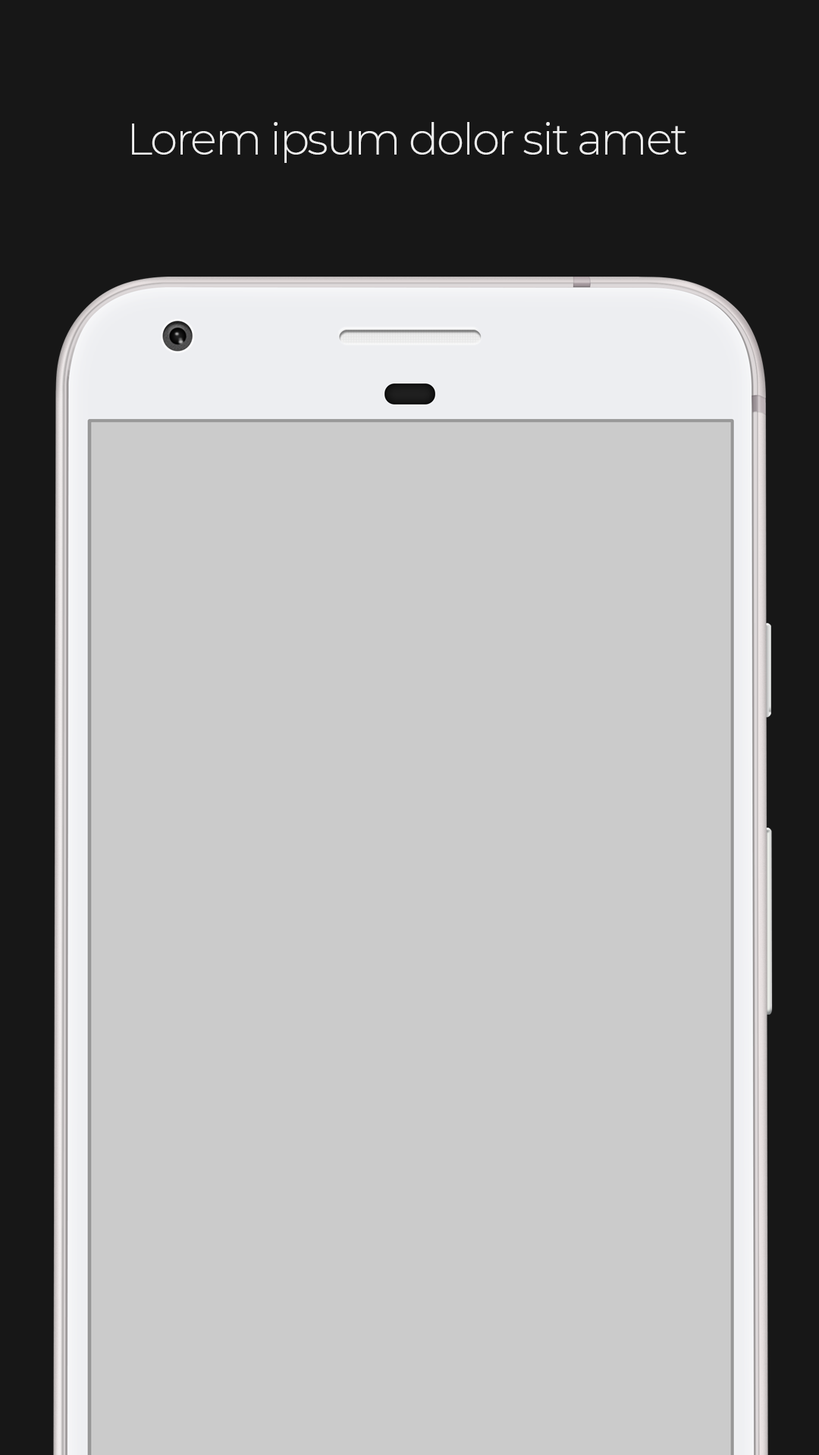
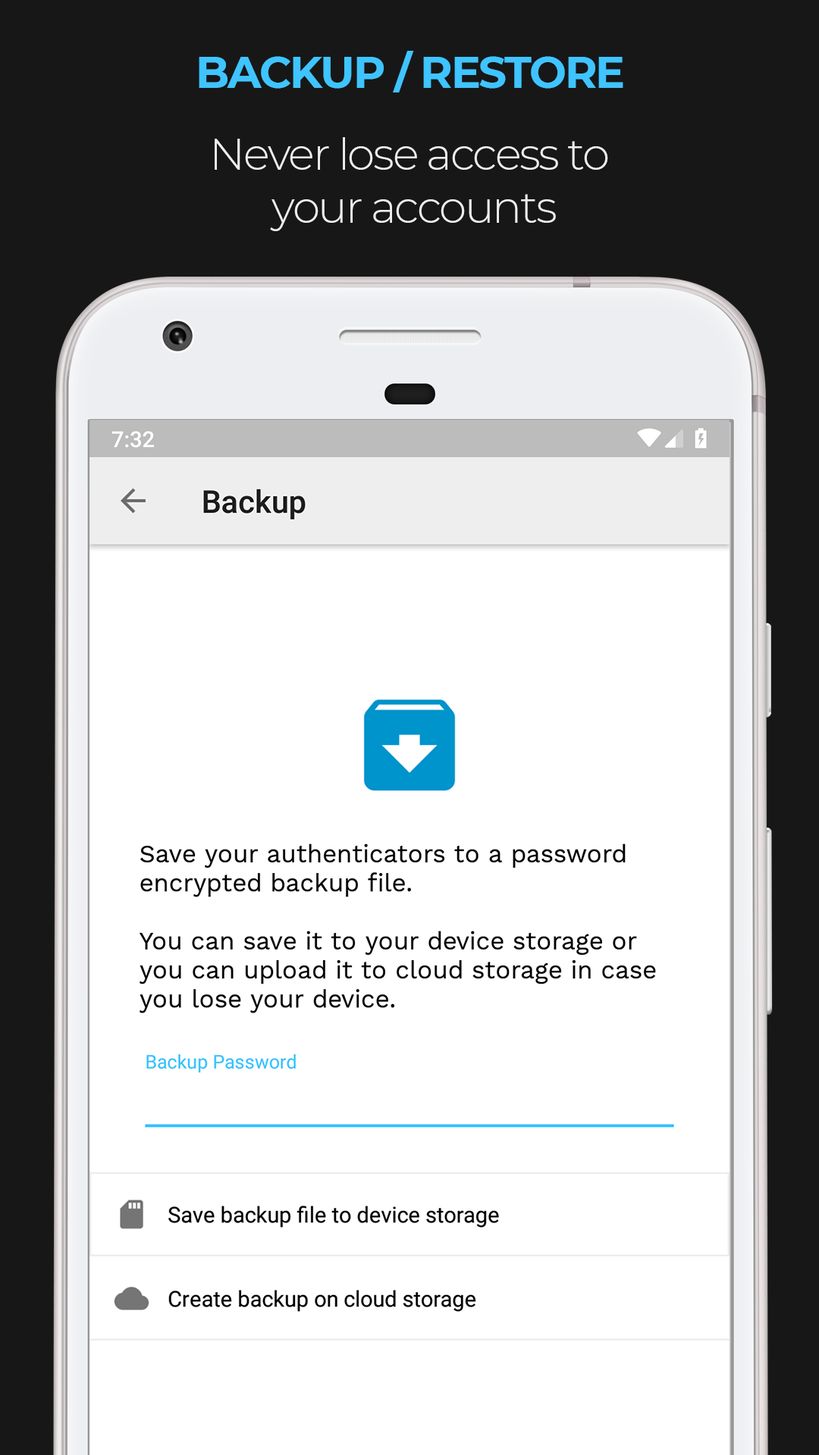
Revision of a layered (819, 1455) image; what changed, layer by layer:
added layer "Screenshot_1546194767" above "Never lose access to your accounts" over (89, 419, 730, 1455)
added layer "Never lose access to your accounts" above "BACKUP / RESTORE" over (214, 137, 608, 232)
renamed "Lorem ipsum dolor sit amet" to "BACKUP / RESTORE", painted on it over (131, 50, 687, 163)
